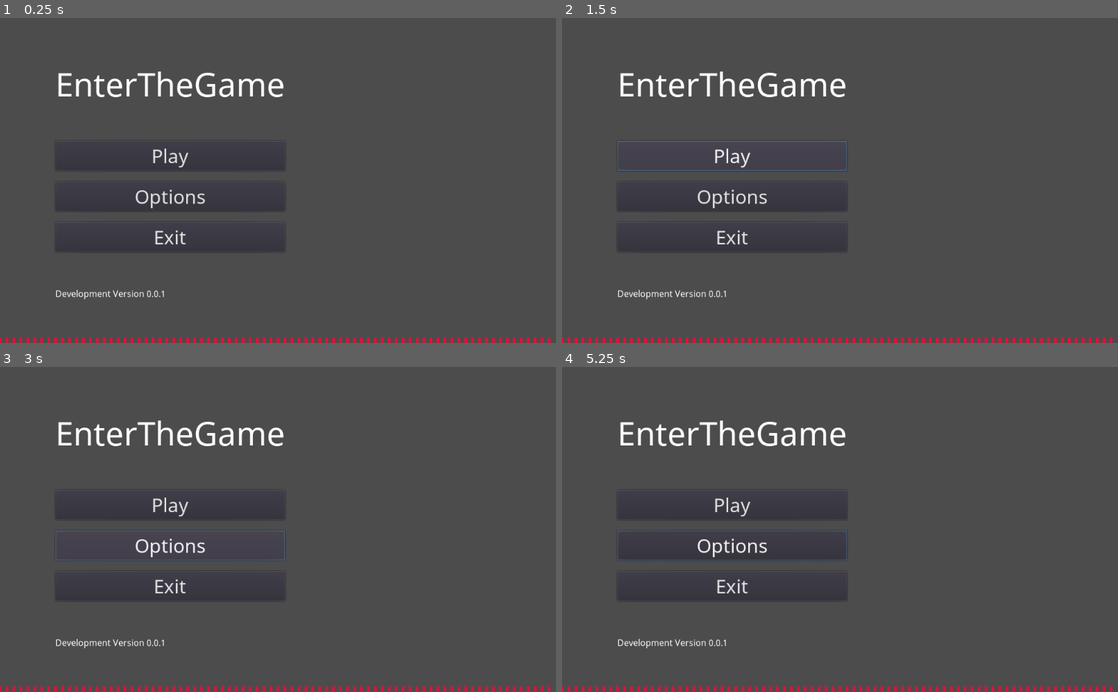
Above: before the commit, frames 1-4 (two rows, left to right).
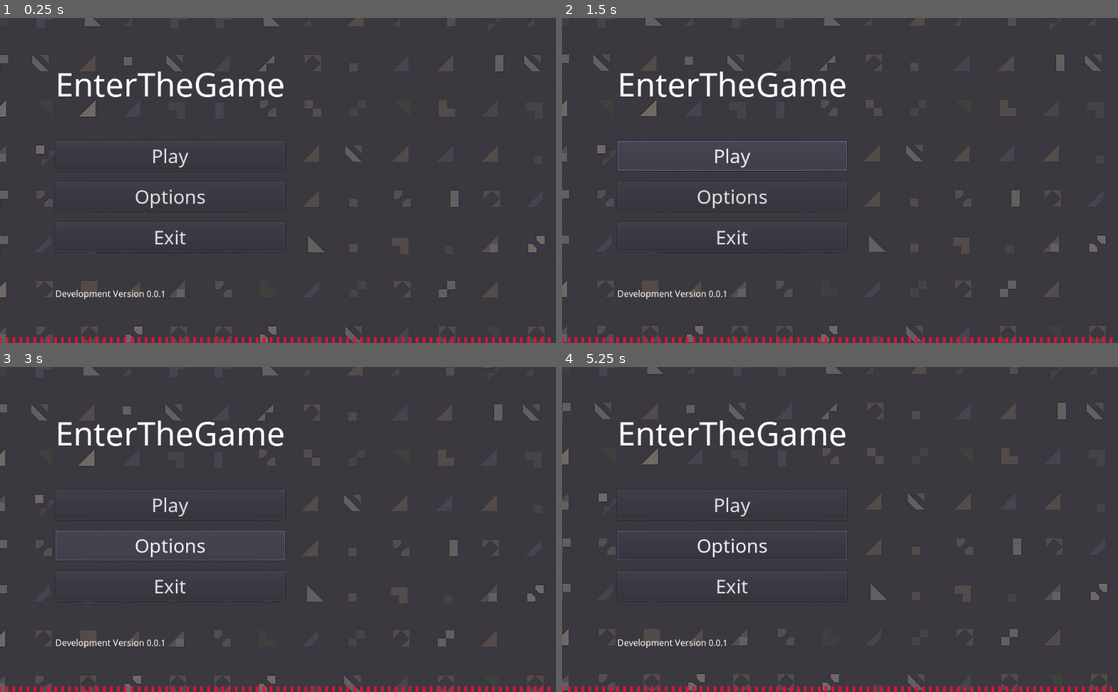
Above: after the commit, the same moments.

Repository: NuceSoftware/EnterTheGame
Game: Godot game, scene res://Scenes/titleScreen.tscn
The game is run twice, just before and just after one commit, with the same random seed, the same clock (stepped at 60 frames per second) and the same inputs.
Inputs (mouse positions are in pixels of both pictures, inside the frame that each line leads up to):
- Up to frame 1 (0.25 s): no input
- Up to frame 2 (1.5 s): click "Play" at 0.5 s; click "Play" at 1.25 s
- Up to frame 3 (3 s): click "Play" at 2 s; click "Options" at 2.75 s
- Up to frame 4 (5.25 s): move the mouse to (962, 513) at 3.52 s; move the mouse to (728, 545) at 4.27 s; move the mouse to (895, 458) at 5.02 s

The runs differ from the first frame. In frame 1, 1.1% of the frame differs, in the area x 0-99%, y 0-100%; in frame 2, 0.8%; in frame 3, 0.8%; in frame 4, 1.0%.

Commit message:
Add paralax backgrounds

Diff:
--- a/Scenes/titleScreen.tscn
+++ b/Scenes/titleScreen.tscn
@@ -1,9 +1,11 @@
-[gd_scene load_steps=8 format=2]
+[gd_scene load_steps=10 format=2]
 
 [ext_resource path="res://Fonts/NotoSans/NotoSans-Regular.ttf" type="DynamicFontData" id=1]
 [ext_resource path="res://Scripts/UI/Exit.gd" type="Script" id=2]
 [ext_resource path="res://Music/intro.ogg" type="AudioStream" id=3]
 [ext_resource path="res://Scripts/Visualiser.gd" type="Script" id=4]
+[ext_resource path="res://Backgrounds/Endless-shapes.jpg" type="Texture" id=5]
+[ext_resource path="res://Scripts/dyanmicBackground.gd" type="Script" id=6]
 
 [sub_resource type="DynamicFont" id=1]
 size = 60
@@ -95,3 +97,11 @@
 
 [node name="Visualiser" type="Node2D" parent="HBoxContainer/CenterContainer/AudioStreamPlayer"]
 script = ExtResource( 4 )
+
+[node name="ParallaxBackground" type="ParallaxBackground" parent="."]
+script = ExtResource( 6 )
+
+[node name="ParallaxLayer" type="ParallaxLayer" parent="ParallaxBackground"]
+
+[node name="Sprite" type="Sprite" parent="ParallaxBackground/ParallaxLayer"]
+texture = ExtResource( 5 )
--- a/Scripts/Visualiser.gd
+++ b/Scripts/Visualiser.gd
@@ -1,8 +1,8 @@
 
 extends Node2D
 
-# Gonkee's audio visualiser for Godot 3.2 - full tutorial https://youtu.be/AwgSICbGxJM
-# If you use this, I would prefer if you gave credit to me and my channel
+# Huge thanks to https://youtu.be/AwgSICbGxJM + https://github.com/Gonkee/Gonkees-Shaders/blob/master/non-shaders/audio_visualiser.gd
+# I modified some of it to make it dyanmically put it on the bottom of the screen
 
 onready var spectrum = AudioServer.get_bus_effect_instance(0, 0)
 
--- /dev/null
+++ b/Scripts/dyanmicBackground.gd
@@ -0,0 +1,25 @@
+extends ParallaxBackground
+
+# Declare member variables here. Examples:
+# var a = 2
+# var b = "text"
+var multiplier = 5
+
+# Called when the node enters the scene tree for the first time.
+func _ready():
+	pass # Replace with function body.
+
+
+# Called every frame. 'delta' is the elapsed time since the previous frame.
+func _input(event):
+	if event is InputEventMouseMotion:
+		var mouse_x = event.position.x
+		var mouse_y = event.position.y
+
+		var viewport_size = OS.get_window_size()
+
+		var relative_x = (mouse_x - (viewport_size.x/2)) / (viewport_size.x/2)
+		var relative_y = (mouse_y - (viewport_size.y/2)) / (viewport_size.y/2)
+
+		get_node("../ParallaxBackground/ParallaxLayer").motion_offset.x = multiplier * relative_x
+		get_node("../ParallaxBackground/ParallaxLayer").motion_offset.y = multiplier * relative_y
Binary file added: Backgrounds/Endless-shapes.jpg
Not shown, added: Backgrounds/Endless-shapes.jpg.import
Not shown, added: export_presets.cfg
Not shown, added: .gitignore
Not shown, added: Music/README.md
